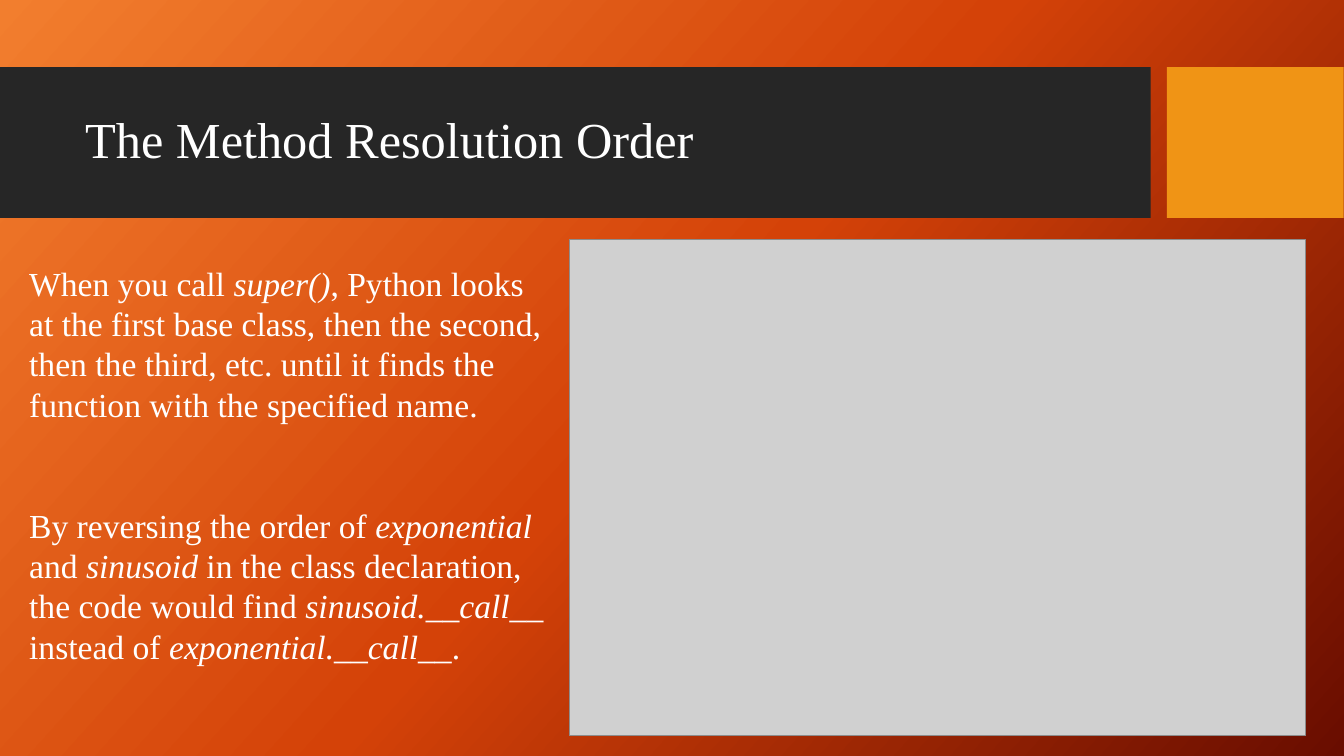
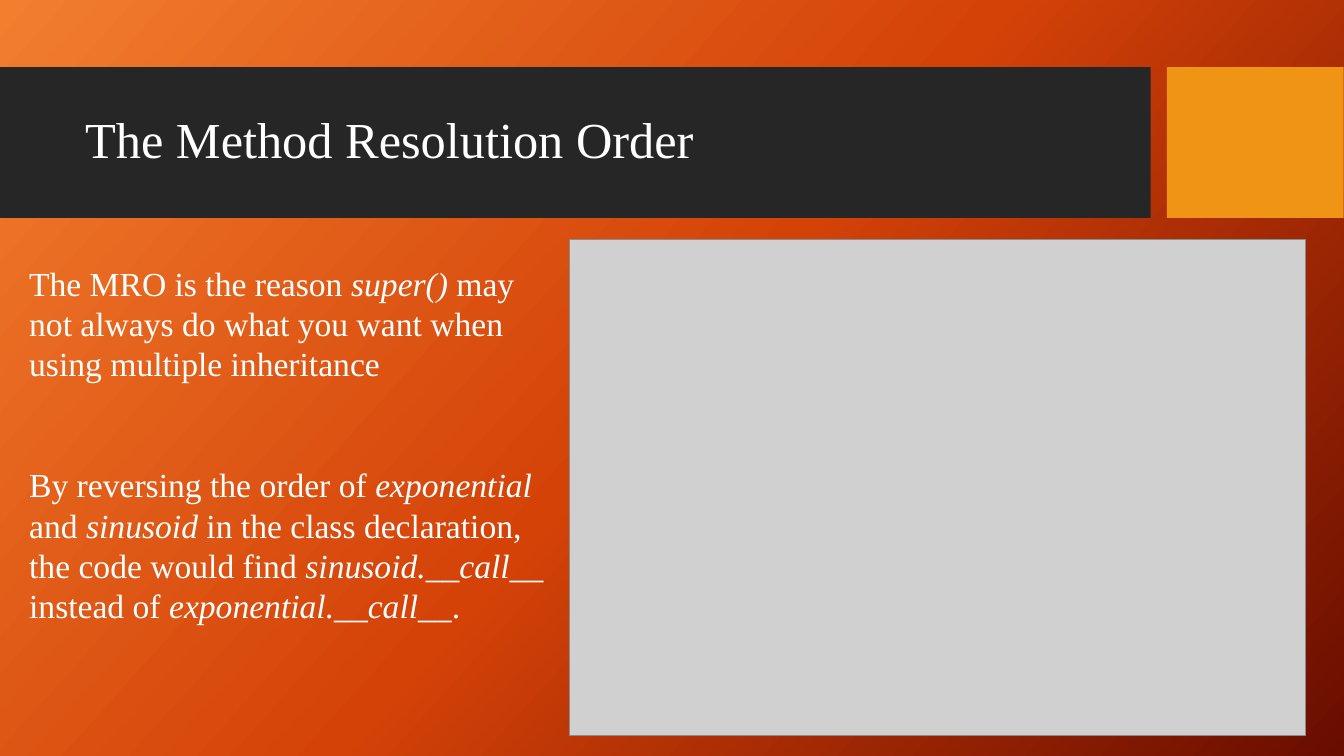
Before and after one commit to giganano/PythonBootcamp, a slide deck: slide 9 of slides/multiple_inheritance.pptx. Drawn at 1344x756 pixels with LibreOffice and Linux fonts; fonts in the diff are those of the drawing; grey boxes stand for pictures; background and template pictures are left out. Boxes give left, top, right and bottom in pixels: in the first picture for what was removed or moved away, otherwise in the second. Text is boxed around its words. In the diff, an @@ line names an element or a change of style, - is before the commit and + after.

```diff
--- a/slides/multiple_inheritance.pptx
+++ b/slides/multiple_inheritance.pptx
@@ text at <box>29,272,514,383</box>: text changed @@
-When you call super(), Python looks at the first base class, then the second, then the third, etc. until it finds the function with the specified name.
+The MRO is the reason super() may not always do what you want when using multiple inheritance
```
Also in this commit, not shown: 5 other slides changed, 2 other files.
